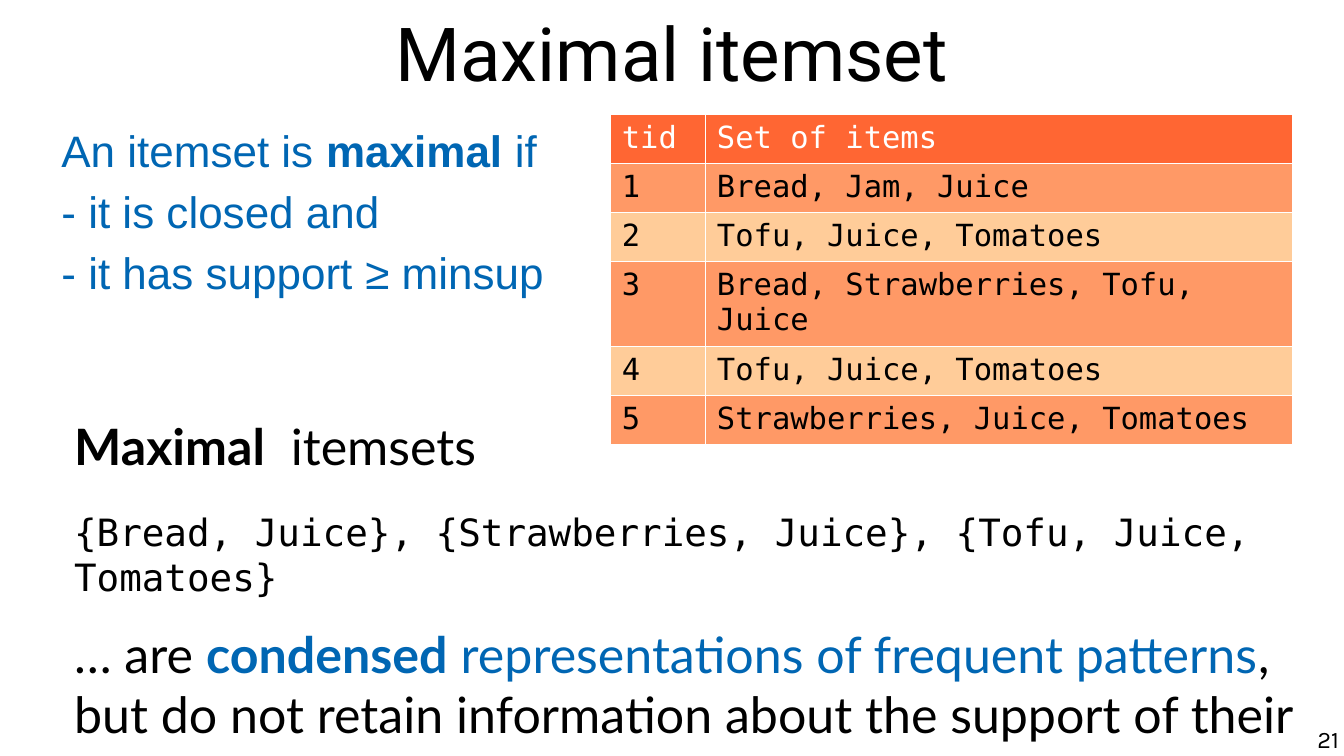
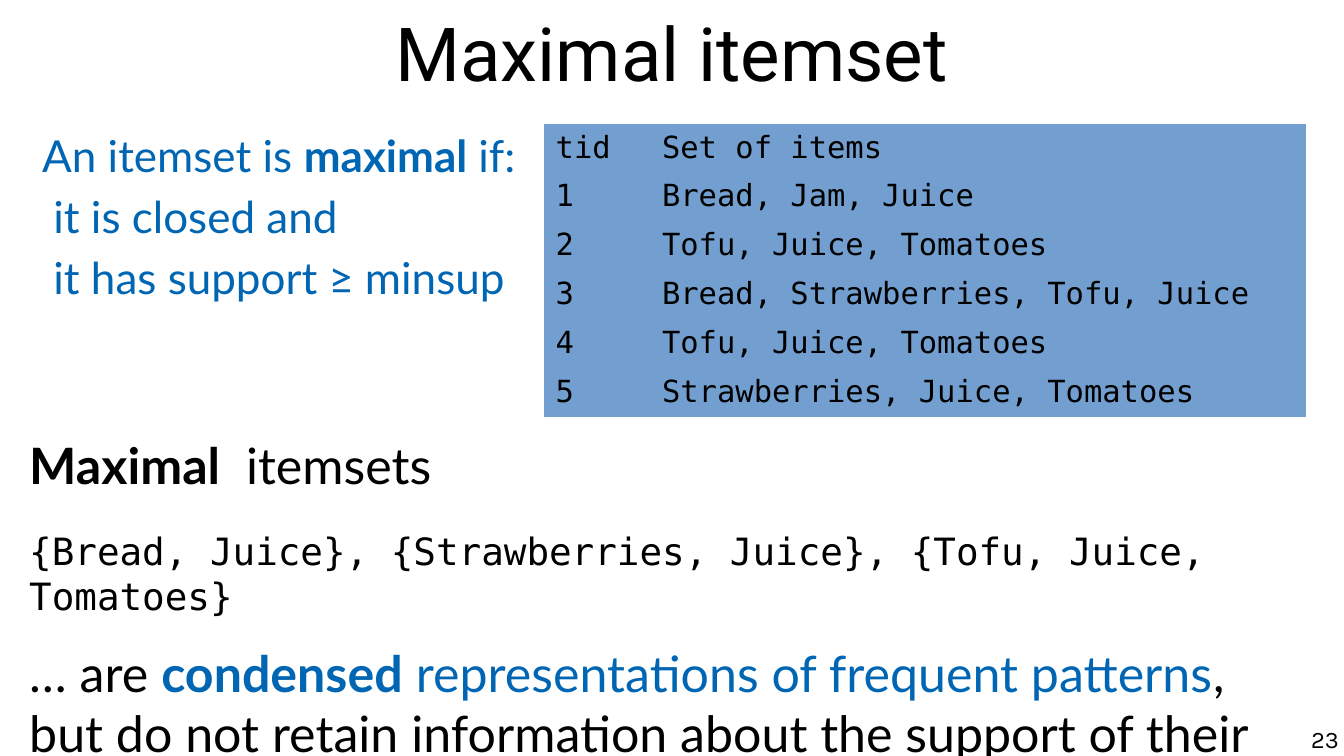
Before and after one commit to chatox/data-mining-course, a slide deck: slide 23 of theory/odp/tt11_itemsets.odp (slide 21 before the commit). Drawn at 1344x756 pixels with LibreOffice and Linux fonts; fonts in the diff are those of the drawing. Boxes give left, top, right and bottom in pixels: in the first picture for what was removed or moved away, otherwise in the second. Text is boxed around its words. In the diff, an @@ line names an element or a change of style, - is before the commit and + after.

```diff
--- a/theory/odp/tt11_itemsets.odp
+++ b/theory/odp/tt11_itemsets.odp
@@ text at bbox=[42, 139, 515, 302]: text changed; font Arial to Lato @@
-An itemset is maximal if
-- it is closed and
-- it has support ≥ minsup
+An itemset is maximal if:
+it is closed and
+it has support ≥ minsup
@@ table at bbox=[544, 124, 1306, 412] @@
@@ fill #FF6633 to #729FCF in row 1 @@
@@ fill #FF9966 to #729FCF in 6 cells @@
@@ fill #FFCC99 to #729FCF in 4 cells @@
@@ text colour #FFFFFF to #000000 in "tid", "Set of items" @@
@@ borders changed @@
@@ table: place and size @@
-table at bbox=[610, 115, 1292, 438]
+table at bbox=[544, 124, 1306, 412]
@@ text "Maximal itemsets" rewrapped from bbox=[74, 427, 1294, 742] to bbox=[29, 446, 1249, 756] @@
@@ page number at bbox=[1311, 733, 1339, 749]: text changed @@
-21
+23
```
Also in this commit, not shown: 17 other slides changed, 3 slides added, 2 other files.
